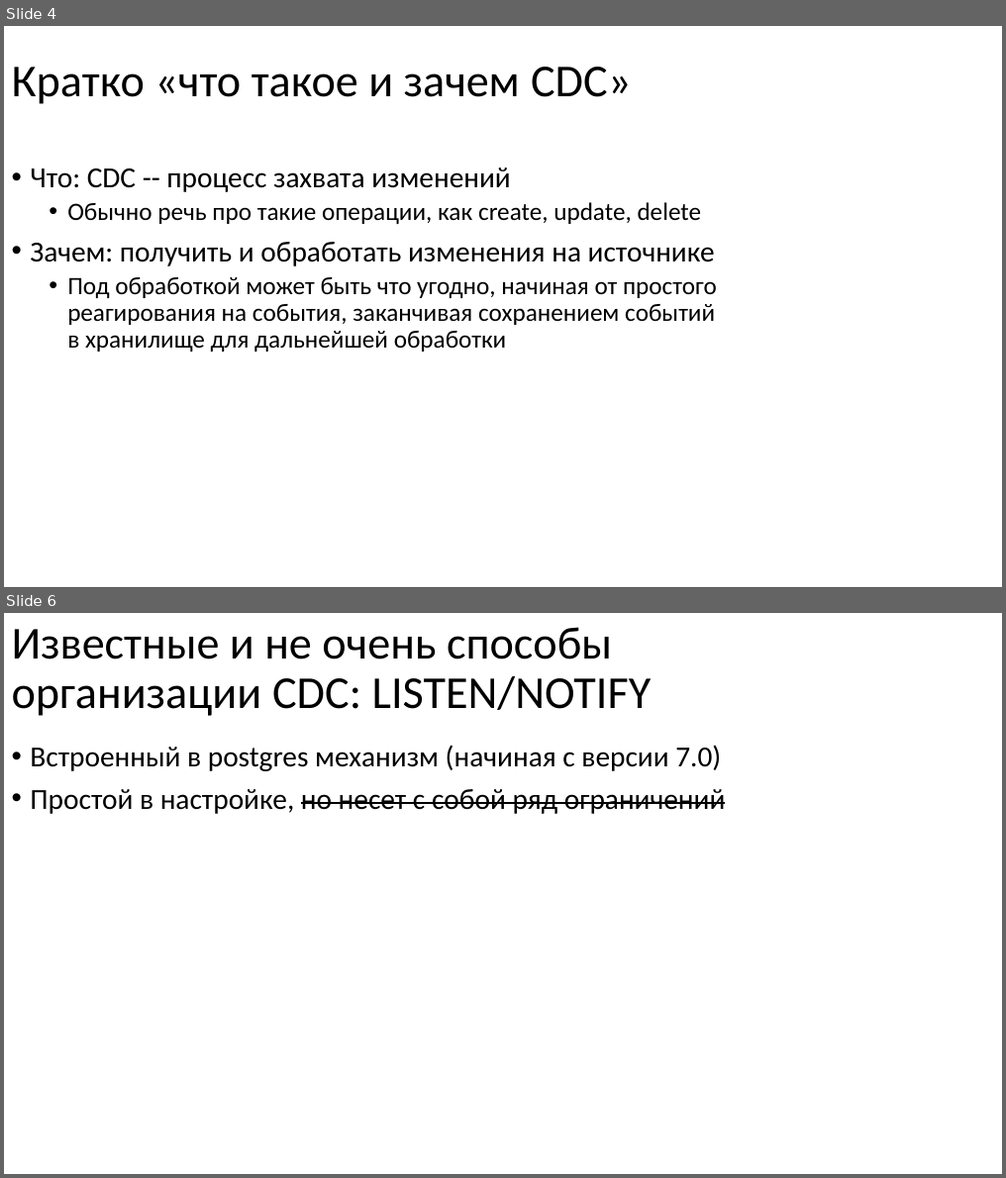
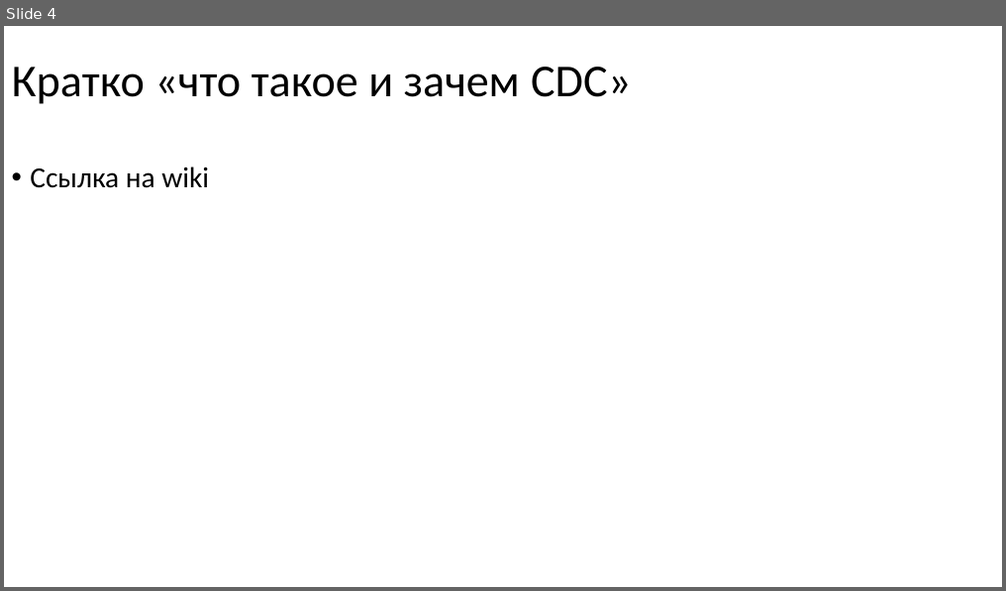
Before and after one commit to nryanov/presentations, a slide deck: smartdata/cdc-via-debezium/debezium-smartdata2025.pptx. Shown one above the other, each under a label of ours: slides 4 and 6 before the commit, slide 4 after it; the slides between them are not shown. The pictures are 1006x1178 and 1006x591 pixels, drawn with LibreOffice and Linux fonts; fonts in the diff are those of the drawing. Boxes give left, top, right and bottom in pixels: in the first picture for what was removed or moved away, otherwise in the second. Text is boxed around its words. In the diff, an @@ line names an element or a change of style, - is before the commit and + after.

```diff
--- a/smartdata/cdc-via-debezium/debezium-smartdata2025.pptx
+++ b/smartdata/cdc-via-debezium/debezium-smartdata2025.pptx
@@ slide 6 removed at (4,613,1002,1174), background #FFFFFF @@
@@ title removed at (12,627,651,716) @@
-Известные и не очень способы организации CDC: LISTEN/NOTIFY
@@ text removed at (30,745,725,814) @@
-• Встроенный в postgres механизм (начиная с версии 7.0)
-• Простой в настройке, но несет с собой ряд ограничений
@@ slide 4 changed as well @@
@@ text at (30,167,209,188): text changed; size 24 to 28 pt @@
-• Что: CDC -- процесс захвата изменений
-  • Обычно речь про такие операции, как create, update, delete
-• Зачем: получить и обработать изменения на источнике
-  • Под обработкой может быть что угодно, начиная от простого реагирования на события, заканчивая сохранением событий в хранилище для дальнейшей обработки
+• Ссылка на wiki
```
Also in this commit, not shown: 3 other slides changed, 1 slide added, 25 other slides removed, 1 other file.
